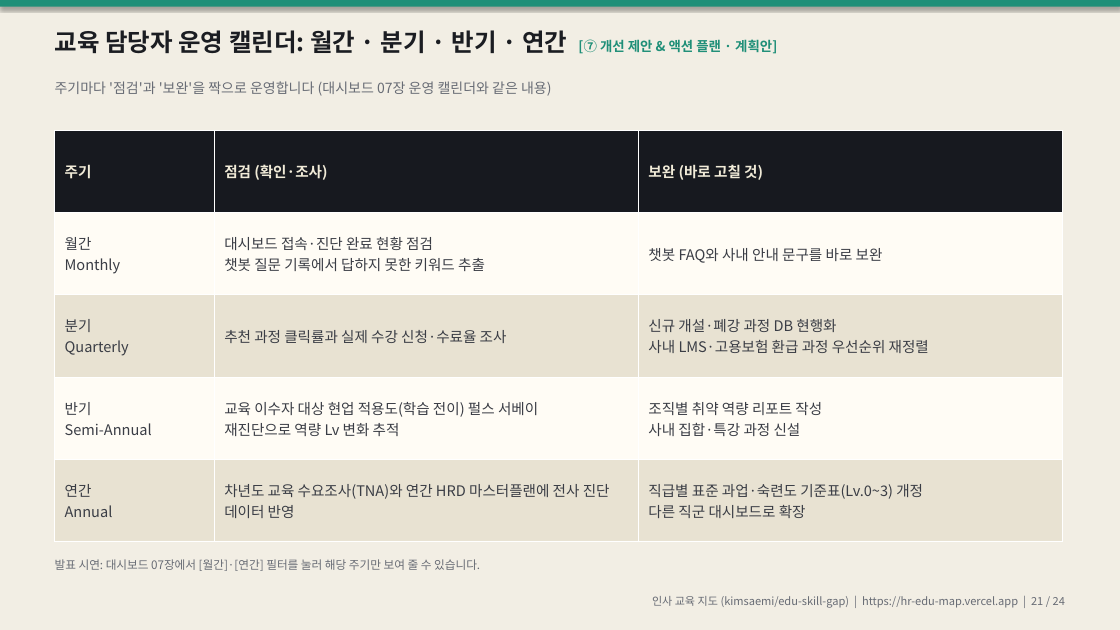
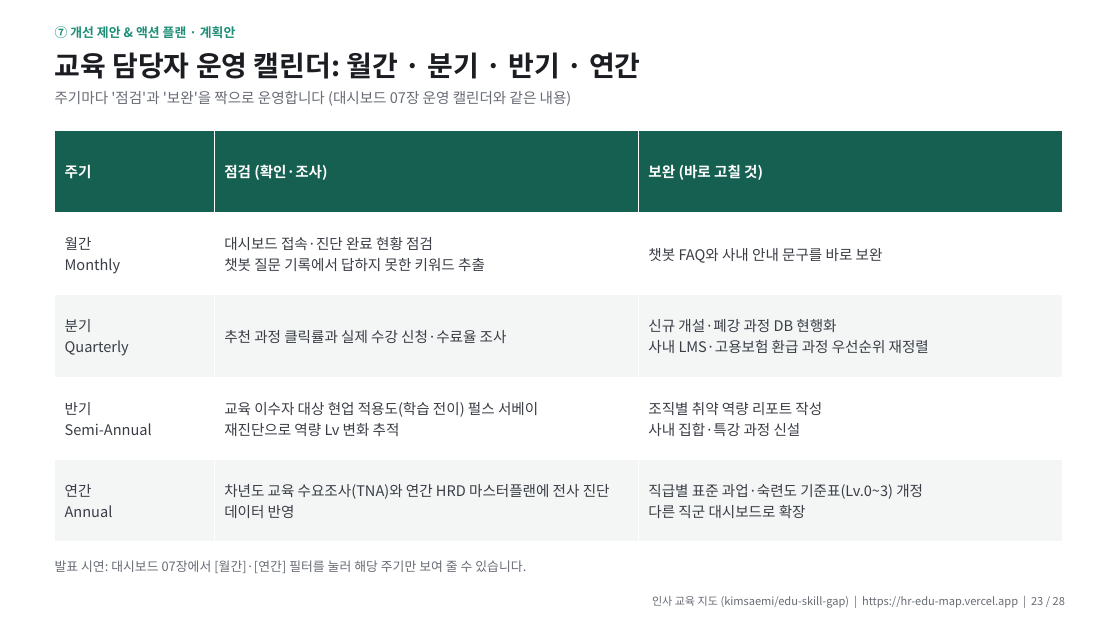
Before and after one commit to kimsaemi/edu-skill-gap, a slide deck: slide 23 of presentation/HR_교육지도_발표.pptx (slide 21 before the commit). Drawn at 1120x630 pixels with LibreOffice and Linux fonts; fonts in the diff are those of the drawing. Boxes give left, top, right and bottom in pixels: in the first picture for what was removed or moved away, otherwise in the second. Text is boxed around its words. In the diff, an @@ line names an element or a change of style, - is before the commit and + after.

```diff
--- a/presentation/HR_교육지도_발표.pptx
+++ b/presentation/HR_교육지도_발표.pptx
@@ rectangle at <box>0,0,1120,630</box>: fill #F2EEE4 to #FFFFFF @@
@@ rectangle removed at <box>0,0,1120,7</box> @@
@@ text added at <box>55,26,235,38</box>, 11 pt, text #1F8F78, bold @@
+⑦ 개선 제안 & 액션 플랜 · 계획안
@@ text at <box>55,52,641,79</box>: text changed; size 21 to 24 pt @@
-교육 담당자 운영 캘린더: 월간 · 분기 · 반기 · 연간 [⑦ 개선 제안 & 액션 플랜 · 계획안]
+교육 담당자 운영 캘린더: 월간 · 분기 · 반기 · 연간
@@ text "주기마다 '점검'과 '보완'을 짝으로 운영합니다 ...": place and size @@
-text "주기마다 '점검'과 '보완'을 짝으로 운영합니다 ..." at <box>55,81,551,96</box>
+text "주기마다 '점검'과 '보완'을 짝으로 운영합니다 ..." at <box>55,91,572,106</box>
@@ text "주기마다 '점검'과 '보완'을 짝으로 운영합니다 ..." at <box>55,91,572,106</box>: size 12 to 12.5 pt @@
@@ table at <box>55,130,1063,542</box> @@
@@ fill #17191F to #166052 in row 1 @@
@@ fill #FFFCF5 to #FFFFFF in 6 cells @@
@@ fill #E8E2D2 to #F3F6F5 in 6 cells @@
@@ text colour #F1EBD8 to #FFFFFF in "주기", "점검 (확인·조사)", "보완 (바로 고칠 것)" @@
@@ text "발표 시연: 대시보드 07장에서 [월간]·[연간] ..." at <box>55,560,526,573</box>: size 10 to 11 pt @@
@@ text at <box>652,596,1065,608</box>: text changed @@
-인사 교육 지도 (kimsaemi/edu-skill-gap) | https://hr-edu-map.vercel.app | 21 / 24
+인사 교육 지도 (kimsaemi/edu-skill-gap) | https://hr-edu-map.vercel.app | 23 / 28
```
Also in this commit, not shown: 22 other slides changed, 4 slides added, 6 other files.
